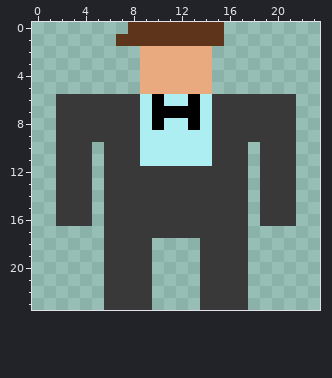
Pixel-art sprite: spygame/src/images/spy.png. Above is the file before it was changed.
The file is 24x24 pixels.
After the commit:
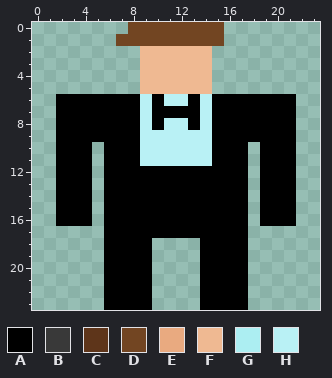
Palette (. is transparent): A #000000  B #393939  C #5e351a  D #724522  E #e9aa80  F #efb992  G #aceef2  H #b9f1f5
Difference:
Changed rows in their new state; - is an unchanged pixel.
first column x 2:
 0 ------DDDDDDDD------
 1 -----DDDDDDDDD------
 2 -------FFFFFF-------
 3 -------FFFFFF-------
 4 -------FFFFFF-------
 5 -------FFFFFF-------
 6 AAAAAAAH-HH-HAAAAAAA
 7 AAAAAAAH----HAAAAAAA
 8 AAAAAAAH-HH-HAAAAAAA
 9 AAAAAAAHHHHHHAAAAAAA
10 AAA-AAAHHHHHHAAA-AAA
11 AAA-AAAHHHHHHAAA-AAA
12 AAA-AAAAAAAAAAAA-AAA
13 AAA-AAAAAAAAAAAA-AAA
14 AAA-AAAAAAAAAAAA-AAA
15 AAA-AAAAAAAAAAAA-AAA
16 AAA-AAAAAAAAAAAA-AAA
17 ----AAAAAAAAAAAA----
18 ----AAAA----AAAA----
19 ----AAAA----AAAA----
20 ----AAAA----AAAA----
21 ----AAAA----AAAA----
22 ----AAAA----AAAA----
23 ----AAAA----AAAA----
Changed places in both pictures, as pixel boxes (x1, y1, x2, y2):
changed: (56, 22, 296, 310)
